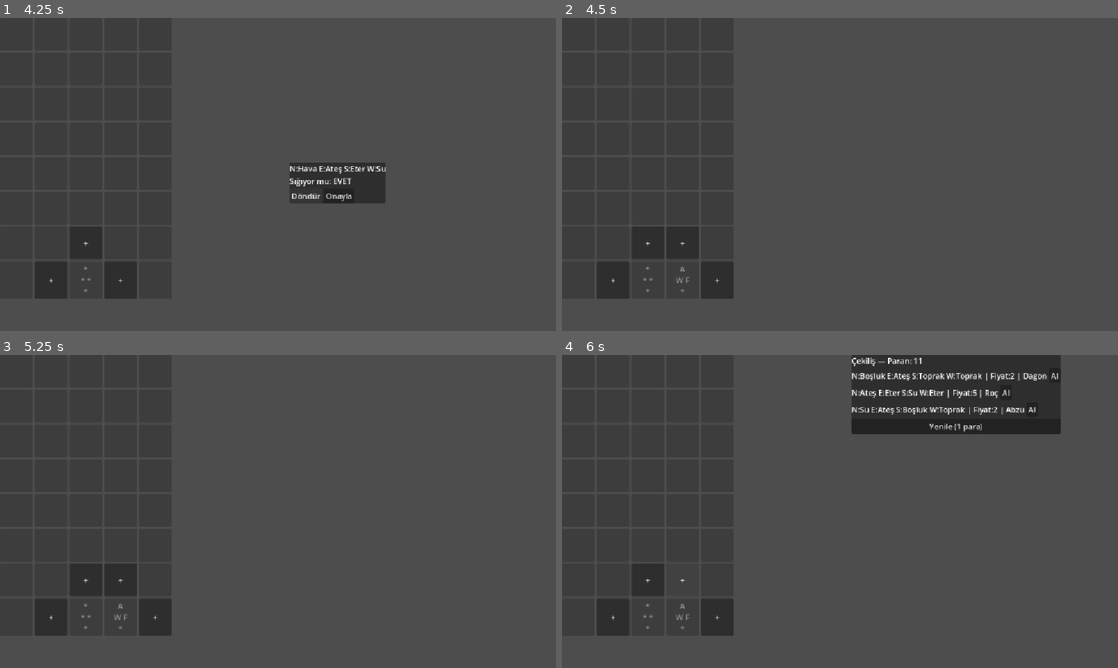
Above: before the commit, frames 1-4 (two rows, left to right).
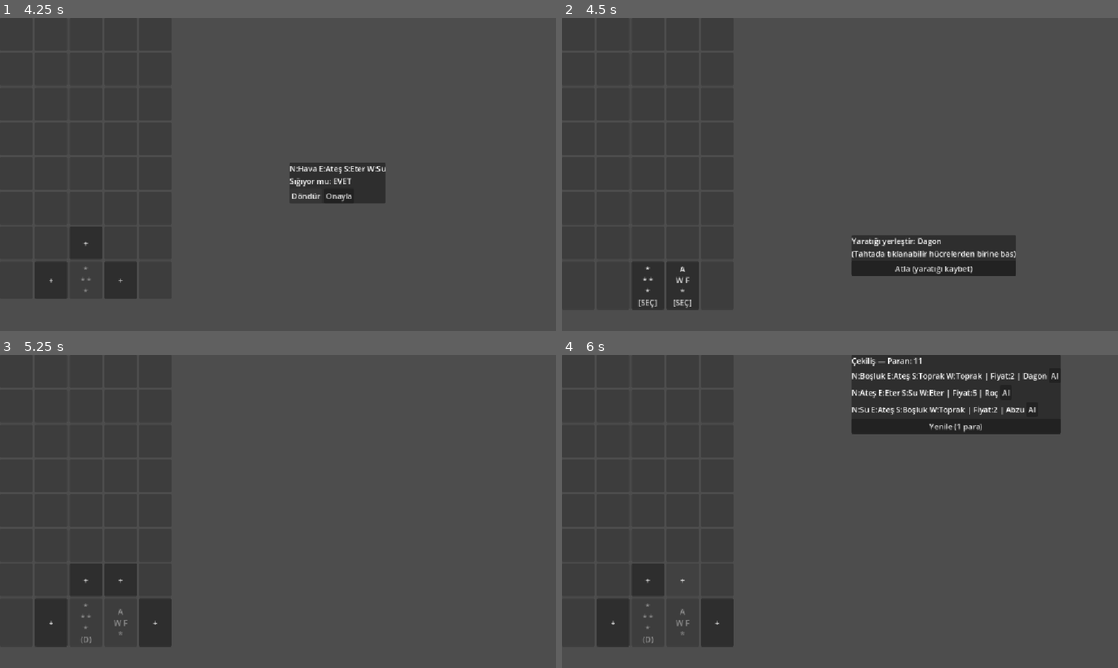
Above: after the commit, the same moments.

Repository: tolgasglm/tile-placement
Game: Godot game, scene res://scenes/main.tscn
Same seed, same stepped clock (60 frames per second), same inputs: the game is played once before the commit and once after it.
Inputs (mouse positions are in pixels of both pictures, inside the frame that each line leads up to):
- Up to frame 1 (4.25 s): click "+" at 0.5 s; click "+" at 1.25 s; click "+" at 2 s; click "Al" at 2.75 s; click "Döndür" at 3.5 s
- Up to frame 2 (4.5 s): click "Onayla" at 4.25 s
- Up to frame 3 (5.25 s): click (83, 621) at 5 s, where only the run after the commit has a clickable "* * * * [SEÇ]"
- Up to frame 4 (6 s): click "+" at 5.75 s

Frame 1 is identical in both runs. In frame 2, 4.0% of the frame differs, in the area x 8-82%, y 69-94%; in frame 3, 0.5%; in frame 4, 0.5%.

Commit message:
Yaratık yerleştirme UI eklendi, tam oyun döngüsü çalışıyor

Diff:
--- a/scenes/board_view.gd
+++ b/scenes/board_view.gd
@@ -7,10 +7,17 @@
 
 var draft_panel
 var placement_panel
+var creature_panel
 
-var pending_cell: Array = []        # Şu an tile yerleştirmeye çalıştığımız hücre [row, col]
-var pending_pair: Dictionary = {}   # Seçilen tile+yaratık çifti
-var pending_rotation: int = 0       # Kaç kere 90 derece döndürüldü (0-3)
+var pending_cell: Array = []
+var pending_pair: Dictionary = {}
+var pending_rotation: int = 0
+
+var placing_creature: bool = false
+var pending_creature: int = -1
+
+const CREATURE_NAMES = ["Salamander", "Roç", "Golem", "Abzu", "Dagon"]
+const CREATURE_SHORT = ["S", "R", "G", "A", "D"]
 
 func _ready() -> void:
 	columns = Board.COLS
@@ -19,41 +26,56 @@
 	scorer = CreatureScorer.new()
 	economy = Economy.new()
 
-	# Kardeş node'ları (aynı Main altındaki DraftPanel/PlacementPanel) bul
 	draft_panel = get_parent().get_node("DraftPanel")
 	placement_panel = get_parent().get_node("PlacementPanel")
+	creature_panel = get_parent().get_node("CreaturePanel")
 
-	# Panellerin yayınladığı sinyalleri dinlemeye başla
 	draft_panel.pair_selected.connect(_on_pair_selected)
 	draft_panel.refresh_selected.connect(_on_refresh_selected)
 	placement_panel.rotate_requested.connect(_on_rotate_requested)
 	placement_panel.confirm_requested.connect(_on_confirm_placement)
+	creature_panel.skip_requested.connect(_on_creature_skip)
 
 	_render_board()
 
 func _render_board() -> void:
 	for child in get_children():
 		child.queue_free()
+
 	var expandable = board.get_expandable_cells()
 	var expandable_set = {}
 	for pos in expandable:
 		expandable_set[str(pos[0]) + "," + str(pos[1])] = true
+
 	for r in range(Board.ROWS):
 		for c in range(Board.COLS):
 			var btn = Button.new()
 			btn.custom_minimum_size = Vector2(68, 68)
 			var cell = board.grid[r][c]
+
 			if cell != null:
-				btn.text = _tile_label(cell)
-				btn.disabled = true
+				if placing_creature and cell.placed_creature == -1:
+					# YARATIK YERLEŞTİRME MODU: bu tile hedef olabilir
+					btn.text = _tile_label(cell) + "\n[SEÇ]"
+					btn.disabled = false
+					btn.pressed.connect(_on_creature_target_pressed.bind(r, c))
+				else:
+					btn.text = _tile_label(cell)
+					btn.disabled = true
 			else:
-				var key = str(r) + "," + str(c)
-				if expandable_set.has(key):
-					btn.text = "+"
-					btn.pressed.connect(_on_cell_pressed.bind(r, c))
-				else:
+				if placing_creature:
+					# Yaratık yerleştirirken yeni tile başlatmayı engelle
 					btn.text = ""
 					btn.disabled = true
+				else:
+					var key = str(r) + "," + str(c)
+					if expandable_set.has(key):
+						btn.text = "+"
+						btn.pressed.connect(_on_cell_pressed.bind(r, c))
+					else:
+						btn.text = ""
+						btn.disabled = true
+
 			add_child(btn)
 
 func _tile_label(cell: TileDef) -> String:
@@ -61,17 +83,20 @@
 		TileDef.Element.FIRE: "F", TileDef.Element.WATER: "W", TileDef.Element.EARTH: "E",
 		TileDef.Element.AIR: "A", TileDef.Element.ETHER: "*", TileDef.Element.VOID: "-"
 	}
-	return "%s\n%s %s\n%s" % [
+	var base = "%s\n%s %s\n%s" % [
 		short[cell.edge_north], short[cell.edge_west], short[cell.edge_east], short[cell.edge_south]
 	]
+	if cell.placed_creature != -1:
+		base += "\n(%s)" % CREATURE_SHORT[cell.placed_creature]
+	return base
 
-# Bir "+"ya tıklanınca: o hücreyi hatırla, çekiliş üret, çekiliş panelini göster
 func _on_cell_pressed(row: int, col: int) -> void:
+	if placing_creature:
+		return   # Yaratık yerleştirme modundayken yeni tile başlatma
 	pending_cell = [row, col]
 	var draft = generator.generate_draft()
 	draft_panel.show_draft(draft, economy.money)
 
-# Çekilişten "Al" butonuna basılınca
 func _on_pair_selected(pair: Dictionary) -> void:
 	if not economy.can_afford(pair["price"]):
 		return
@@ -89,7 +114,6 @@
 	var draft = generator.generate_draft()
 	draft_panel.show_draft(draft, economy.money)
 
-# Kenarları saat yönünde 90 derece döndürür (kaç kere yapılacağı 'times' parametresiyle belirlenir)
 func _rotate_edges(edges: Dictionary, times: int) -> Dictionary:
 	var result = edges.duplicate()
 	for i in range(times):
@@ -116,10 +140,30 @@
 		return
 	board.place_tile(rotated, pending_cell[0], pending_cell[1], pending_pair["price"])
 
-	# TODO: yaratığı yerleştirme adımı henüz yok — bir sonraki fazda ekleyeceğiz
-	print("NOT: %s yaratığı henüz yerleştirilmedi (sıradaki adım)" % pending_pair["creature"])
+	# Tile yerleşti, şimdi yaratık yerleştirme moduna geç
+	pending_creature = pending_pair["creature"]
+	placing_creature = true
+	placement_panel.hide_panel()
+	creature_panel.show_prompt(CREATURE_NAMES[pending_creature])
 
-	placement_panel.hide_panel()
 	pending_pair = {}
 	pending_cell = []
 	_render_board()
+
+func _on_creature_target_pressed(row: int, col: int) -> void:
+	if not placing_creature:
+		return
+	var payment = scorer.score_placement(board, row, col, pending_creature)
+	economy.gain(payment)
+
+	placing_creature = false
+	pending_creature = -1
+	creature_panel.hide_panel()
+	_render_board()
+
+func _on_creature_skip() -> void:
+	print("%s yerleştirilmeden kayboldu" % CREATURE_NAMES[pending_creature])
+	placing_creature = false
+	pending_creature = -1
+	creature_panel.hide_panel()
+	_render_board()
--- a/scenes/main.tscn
+++ b/scenes/main.tscn
@@ -4,6 +4,7 @@
 [ext_resource type="Script" uid="uid://b0h1ipp5g841j" path="res://scenes/board_view.gd" id="2_0wfyh"]
 [ext_resource type="Script" uid="uid://sal4vxf6pego" path="res://scripts/draft_ui.gd" id="3_jyhfs"]
 [ext_resource type="Script" uid="uid://cbo3dpvom8j13" path="res://scripts/placement_ui.gd" id="4_tbgi4"]
+[ext_resource type="Script" uid="uid://4yf0rbs1xj1s" path="res://scripts/creature_ui.gd" id="5_tbgi4"]
 
 [node name="Node" type="Node" unique_id=1340915845]
 script = ExtResource("1_o5qli")
@@ -25,3 +26,10 @@
 offset_right = 640.0
 offset_bottom = 340.0
 script = ExtResource("4_tbgi4")
+
+[node name="CreaturePanel" type="PanelContainer" parent="." unique_id=1384837859]
+offset_left = 600.0
+offset_top = 450.0
+offset_right = 640.0
+offset_bottom = 490.0
+script = ExtResource("5_tbgi4")
--- /dev/null
+++ b/scripts/creature_ui.gd
@@ -0,0 +1,25 @@
+extends PanelContainer
+
+signal skip_requested()   # "Atla" butonuna basılınca board_view'e haber verir
+
+var label: Label
+
+func _ready() -> void:
+	visible = false
+	var vbox = VBoxContainer.new()
+	add_child(vbox)
+
+	label = Label.new()
+	vbox.add_child(label)
+
+	var skip_btn = Button.new()
+	skip_btn.text = "Atla (yaratığı kaybet)"
+	skip_btn.pressed.connect(func(): skip_requested.emit())
+	vbox.add_child(skip_btn)
+
+func show_prompt(creature_name: String) -> void:
+	label.text = "Yaratığı yerleştir: %s\n(Tahtada tıklanabilir hücrelerden birine bas)" % creature_name
+	visible = true
+
+func hide_panel() -> void:
+	visible = false
Not shown, added: scripts/creature_ui.gd.uid
